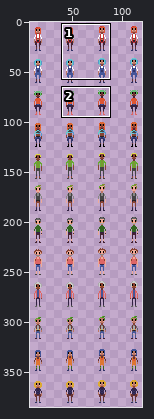
Two versions of one sprite sheet, umon/art/imgs/char_01.png. The first picture is a wide view before the edit; the outline marks the close-up.
Close-up. As it was:
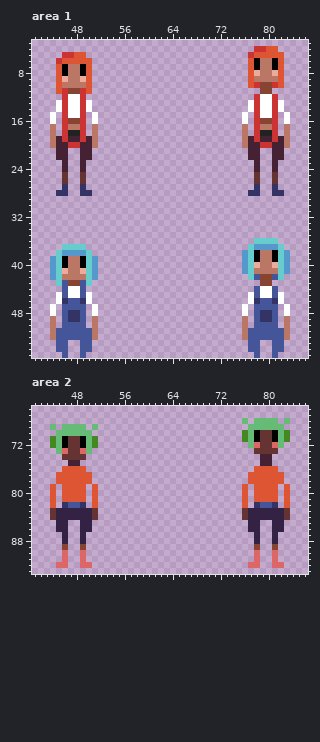
The file is 128x512 pixels. Shown: area 1: x 41..86, y 3..55; area 2: x 41..86, y 66..93. The wide view leaves out empty margins. The commit also changed other parts of the picture, which this record leaves out.
New version:
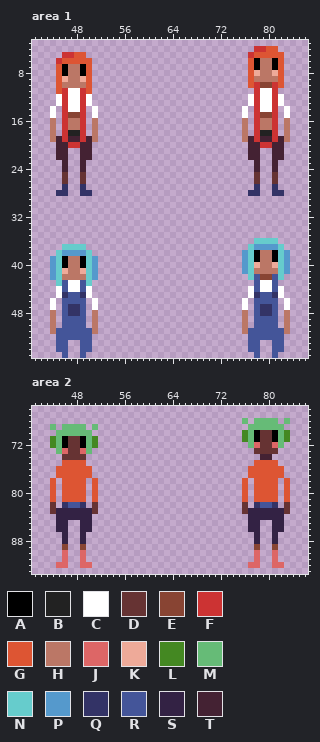
Palette (. is transparent): A #000000  B #222222  C #ffffff  D #663333  E #884433  F #cc3333  G #dd5533  H #bb7766  J #dd6666  K #eeaa99  L #448822  M #66bb77  N #66cccc  P #5599cc  Q #333366  R #445599  S #332244  T #442233
Diff:
{"where": "area 1"}
{"y":11,"x":47,"old":"EE","new":"CC"}
{"y":11,"x":78,"old":".EE.","new":"FCCF"}
{"y":12,"x":45,"old":".","new":"C"}
{"y":12,"x":50,"old":".","new":"C"}
{"y":12,"x":77,"old":".","new":"C"}
{"y":12,"x":82,"old":".","new":"C"}
{"y":14,"x":44,"old":".C","new":"C."}
{"y":14,"x":50,"old":"C.","new":".C"}
{"y":14,"x":76,"old":".C","new":"C."}
{"y":14,"x":82,"old":"C.","new":".C"}
{"y":15,"x":47,"old":"CC","new":"EE"}
{"y":15,"x":79,"old":"CC","new":"EE"}
{"y":16,"x":44,"old":"C","new":"H"}
{"y":16,"x":47,"old":"EE","new":"HH"}
{"y":16,"x":51,"old":"C","new":"H"}
{"y":16,"x":76,"old":"C","new":"H"}
{"y":16,"x":79,"old":"EE","new":"HH"}
{"y":16,"x":83,"old":"C","new":"H"}
{"y":20,"x":44,"old":"H","new":"."}
{"y":20,"x":51,"old":"H","new":"."}
{"y":20,"x":76,"old":"H","new":"."}
{"y":20,"x":83,"old":"H","new":"."}
{"y":43,"x":47,"old":"EE","new":"CC"}
{"y":43,"x":78,"old":".EE.","new":"RCCR"}
{"y":44,"x":45,"old":".","new":"C"}
{"y":44,"x":50,"old":".","new":"C"}
{"y":44,"x":77,"old":".","new":"C"}
{"y":44,"x":82,"old":".","new":"C"}
{"y":45,"x":46,"old":"RCCR","new":"QRRQ"}
{"y":45,"x":78,"old":"RCCR","new":"QRRQ"}
{"y":46,"x":44,"old":".CQ","new":"C.R"}
{"y":46,"x":49,"old":"QC.","new":"R.C"}
{"y":46,"x":76,"old":".CQ","new":"C.R"}
{"y":46,"x":81,"old":"QC.","new":"R.C"}
{"y":47,"x":47,"old":"RR","new":"QQ"}
{"y":47,"x":79,"old":"RR","new":"QQ"}
{"y":48,"x":44,"old":"C","new":"H"}
{"y":48,"x":51,"old":"C","new":"H"}
{"y":48,"x":76,"old":"C","new":"H"}
{"y":48,"x":83,"old":"C","new":"H"}
{"y":49,"x":47,"old":"QQ","new":"RR"}
{"y":49,"x":79,"old":"QQ","new":"RR"}
{"y":52,"x":44,"old":"H","new":"."}
{"y":52,"x":51,"old":"H","new":"."}
{"y":52,"x":76,"old":"H","new":"."}
{"y":52,"x":83,"old":"H","new":"."}
{"where": "area 2"}
{"y":75,"x":46,"old":".TT.","new":"GGGG"}
{"y":75,"x":78,"old":".TT.","new":"GGGG"}
{"y":76,"x":45,"old":".","new":"G"}
{"y":76,"x":50,"old":".","new":"G"}
{"y":76,"x":77,"old":".","new":"G"}
{"y":76,"x":82,"old":".","new":"G"}
{"y":78,"x":44,"old":".G","new":"G."}
{"y":78,"x":50,"old":"G.","new":".G"}
{"y":78,"x":76,"old":".G","new":"G."}
{"y":78,"x":82,"old":"G.","new":".G"}
{"y":82,"x":44,"old":"G","new":"D"}
{"y":82,"x":51,"old":"G","new":"D"}
{"y":82,"x":76,"old":"G","new":"D"}
{"y":82,"x":83,"old":"G","new":"D"}
{"y":84,"x":44,"old":"D","new":"."}
{"y":84,"x":51,"old":"D","new":"."}
{"y":84,"x":76,"old":"D","new":"."}
{"y":84,"x":83,"old":"D","new":"."}
{"label":"changed","picture_box":[50,88,98,148]}
{"label":"changed","picture_box":[242,88,290,148]}
{"label":"changed","picture_box":[50,280,98,340]}
{"label":"changed","picture_box":[242,280,290,340]}
{"label":"changed","picture_box":[50,460,98,520]}
{"label":"changed","picture_box":[242,460,290,520]}
